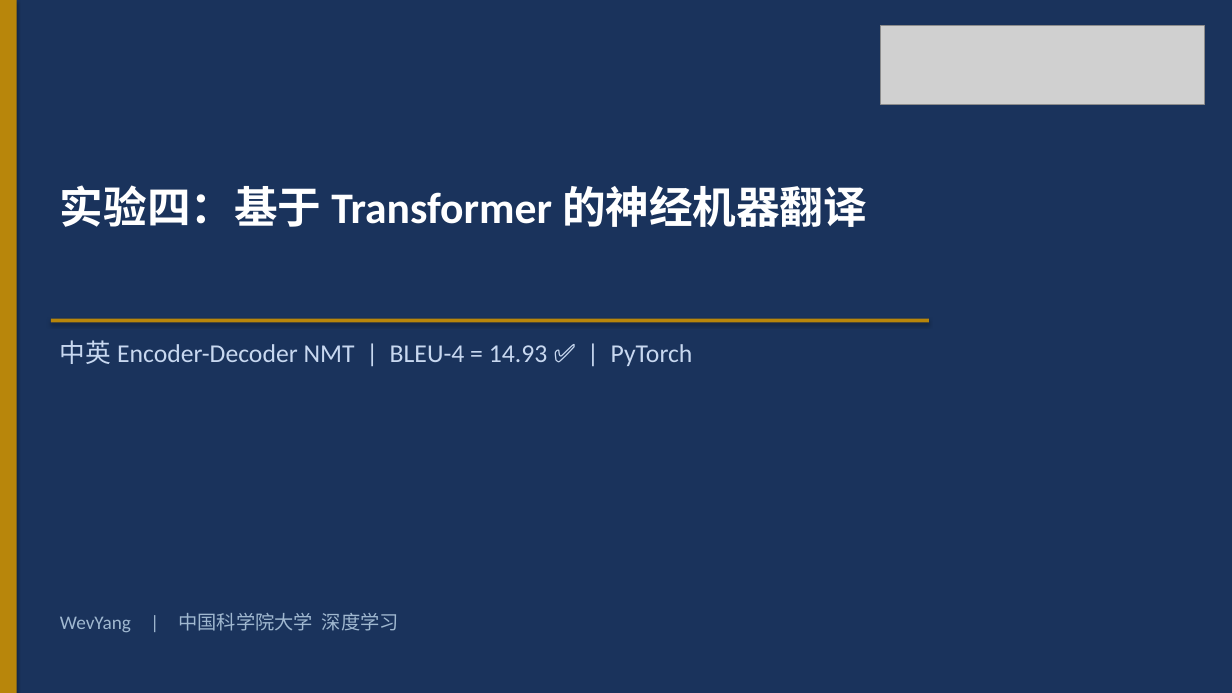
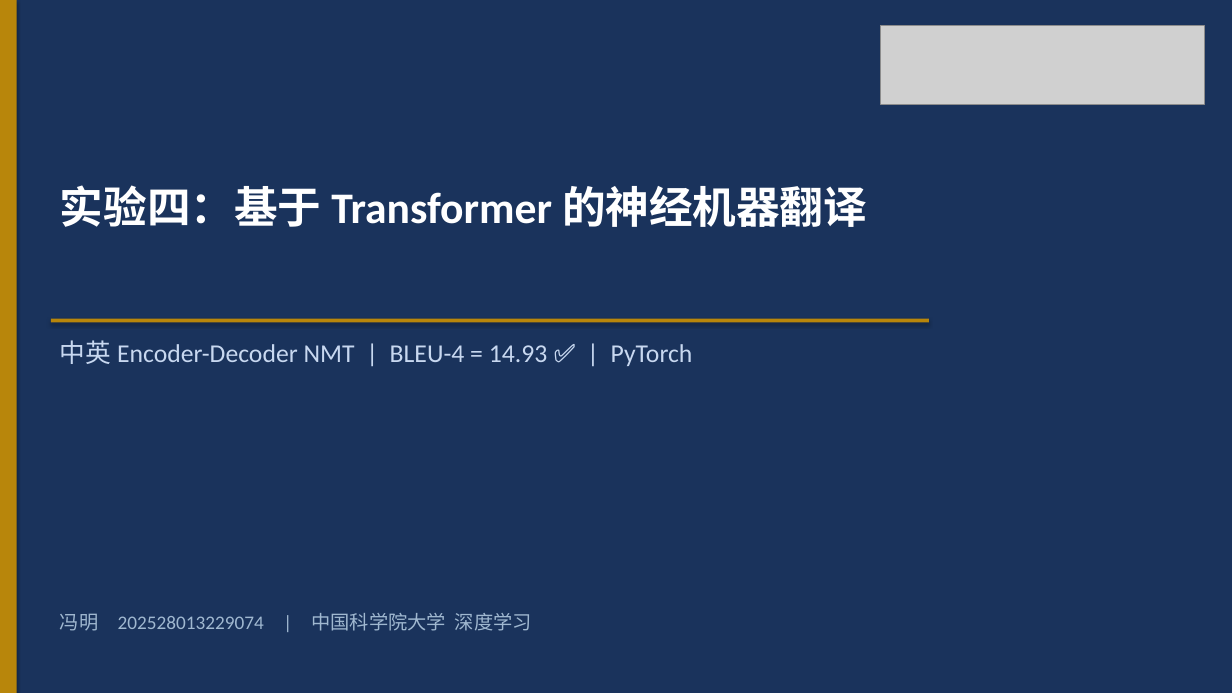
Before and after one commit to WevYang/deep_learning_task, a slide deck: slide 1 of reports/exp4_nmt_transformer.pptx. Drawn at 1232x693 pixels with LibreOffice and Linux fonts; fonts in the diff are those of the drawing; grey boxes stand for pictures. Boxes give left, top, right and bottom in pixels: in the first picture for what was removed or moved away, otherwise in the second. Text is boxed around its words. In the diff, an @@ line names an element or a change of style, - is before the commit and + after.

```diff
--- a/reports/exp4_nmt_transformer.pptx
+++ b/reports/exp4_nmt_transformer.pptx
@@ text at box(60, 613, 532, 631): text changed @@
-WevYang | 中国科学院大学 深度学习
+冯明 202528013229074 | 中国科学院大学 深度学习
```
Also in this commit, not shown: 1 other slide changed, 4 other files.
